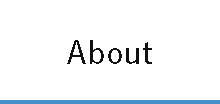
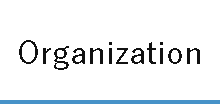
Layers edited between the first and the second (220, 104) image:
painted on "EN" over bbox(19, 40, 200, 70)
